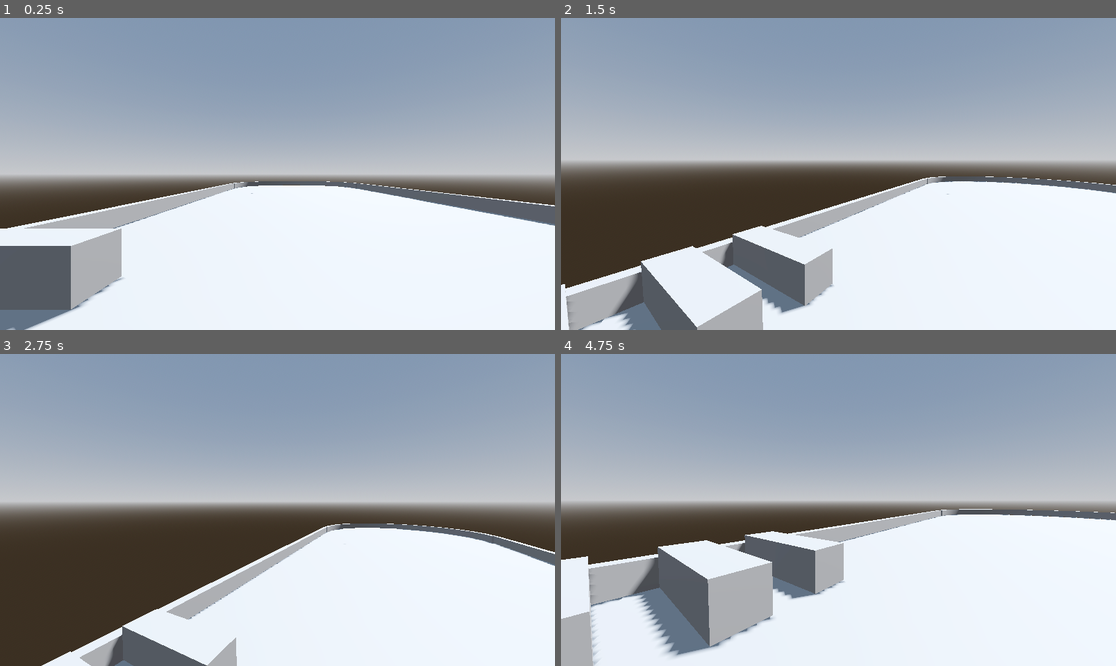
Above: before the commit, frames 1-4 (two rows, left to right).
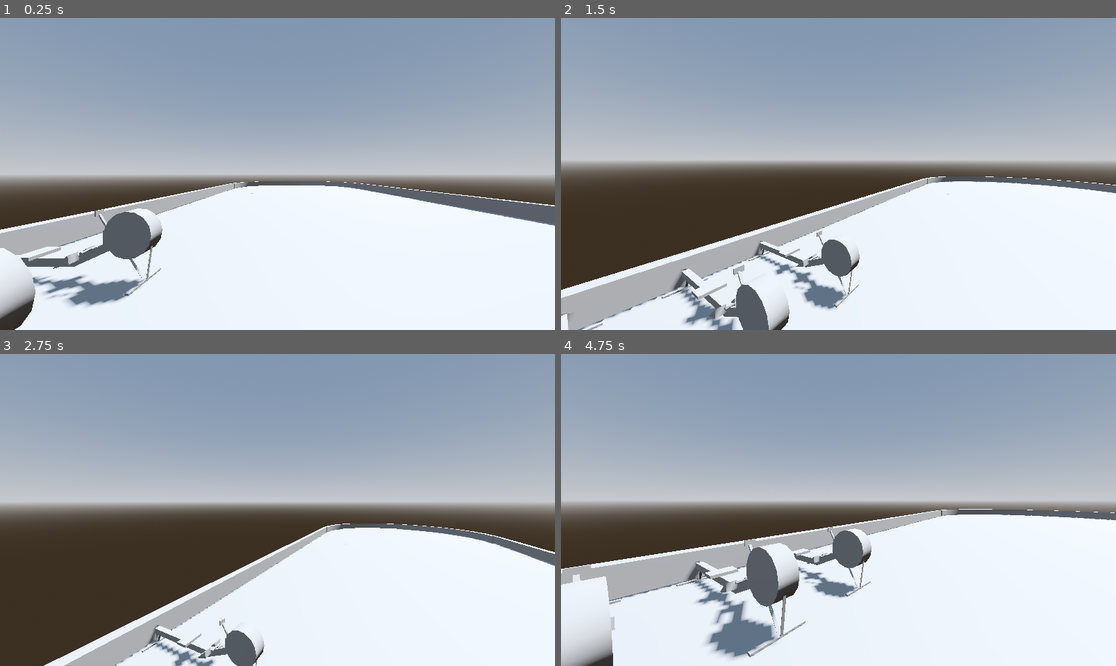
Above: after the commit, the same moments.

Repository: filloso/aps112
Game: Godot game, scene res://scenes/UpperGym.tscn
Two runs of this game, one before a commit and one after it. Both use one fixed random seed, a clock stepped at 60 frames per second and the inputs below.
Inputs (mouse positions are in pixels of both pictures, inside the frame that each line leads up to):
- Up to frame 1 (0.25 s): no input
- Up to frame 2 (1.5 s): tap Enter (ui_accept) at 0.5, 0.77 s; move the mouse to (960, 158) at 0.52 s; hold Right (ui_right) 0.53-1.28 s; tap Shift (sprint) at 0.6, 1.35 s; click (960, 158) at 0.67 s; move the mouse to (810, 174) at 1.27 s; hold Up (ui_up) from 1.28 s (still down)
- Up to frame 3 (2.75 s): keep holding Up (ui_up); tap Enter (ui_accept) at 1.52, 2 s; move the mouse to (288, 503) at 2.02 s; tap Shift (sprint) at 2.1 s
- Up to frame 4 (4.75 s): keep holding Up (ui_up); move the mouse to (832, 516) at 2.77 s; tap Shift (sprint) at 2.85, 3.6, 4.35 s; click (832, 516) at 2.92 s; tap Enter (ui_accept) at 3.02, 3.5, 3.77, 4.52 s; move the mouse to (877, 513) at 3.52 s; move the mouse to (794, 506) at 4.27 s

The runs differ from the first frame. In frame 1, 7.0% of the frame differs, in the area x 0-30%, y 61-100%; in frame 2, 8.4%; in frame 3, 2.7%; in frame 4, 12%, in the area x 0-56%, y 55-100%.

Commit message:
Modelled Rowing Machines

Diff:
--- /dev/null
+++ b/machines/concept_2_rowing_machines.tscn
@@ -0,0 +1,128 @@
+[gd_scene format=3 uid="uid://dxpk8fwu246af"]
+
+[node name="Concept2RowingMachines" type="Node3D"]
+
+[node name="Bench" type="CSGCombiner3D" parent="."]
+use_collision = true
+
+[node name="CSGBox3D4" type="CSGBox3D" parent="Bench"]
+transform = Transform3D(1, 0, 0, 0, 1, 0, 0, 0, 1, -1.19855, -0.0851884, 0.0194898)
+size = Vector3(0.0401074, 0.0352783, 0.61)
+
+[node name="CSGBox3D5" type="CSGBox3D" parent="Bench"]
+transform = Transform3D(1, 0, 0, 0, 1, 0, 0, 0, 1, 0.992821, -0.0847026, 0.0279247)
+size = Vector3(0.0453565, 0.02771, 0.61)
+
+[node name="CSGBox3D2" type="CSGBox3D" parent="Bench"]
+transform = Transform3D(1, 0, 0, 0, 1, 0, 0, 0, 1, -0.526328, 0.147172, 0.0151301)
+size = Vector3(1.38734, 0.1, 0.1)
+
+[node name="CSGBox3D3" type="CSGBox3D" parent="Bench"]
+transform = Transform3D(0.913304, -0.407279, 0, 0.407279, 0.913304, 0, 0, 0, 1, 0.488869, 0.296837, 0.0133384)
+size = Vector3(0.743507, 0.1, 0.1)
+
+[node name="Circle" type="CSGCylinder3D" parent="Bench"]
+transform = Transform3D(0.56, 0, 0, 0, -2.44784e-08, -0.56, 0, 0.56, -2.44784e-08, 0.848521, 0.488742, 0.0110923)
+height = 0.41792
+sides = 15
+
+[node name="CSGBox3D6" type="CSGBox3D" parent="Bench"]
+transform = Transform3D(1, 0, 0, 0, 1, 0, 0, 0, 1, -1.21682, 0.0444925, 0.0225061)
+size = Vector3(0.00326905, 0.260872, 0.0340039)
+
+[node name="CSGBox3D8" type="CSGBox3D" parent="Bench"]
+transform = Transform3D(0.990241, 0.139363, 0, -0.139363, 0.990241, 0, 0, 0, 1, 1.04302, 0.136819, 0.0225061)
+size = Vector3(0.00326905, 0.445955, 0.0340039)
+
+[node name="CSGBox3D10" type="CSGBox3D" parent="Bench"]
+transform = Transform3D(0.837414, -0.54657, 0, 0.54657, 0.837414, 0, 0, 0, 1, 0.850453, 0.112594, 0.0225061)
+size = Vector3(0.00326905, 0.445955, 0.0340039)
+
+[node name="CSGBox3D7" type="CSGBox3D" parent="Bench"]
+transform = Transform3D(0.940792, 0.338984, 0, -0.338984, 0.940792, 0, 0, 0, 1, -1.14259, 0.0444925, 0.0225061)
+size = Vector3(0.00326905, 0.260872, 0.0340039)
+
+[node name="Seat" type="CSGBox3D" parent="."]
+transform = Transform3D(1, 0, 0, 0, 1, 0, 0, 0, 1, -0.321697, 0.235338, 0.0220578)
+size = Vector3(0.196184, 0.0410919, 0.34748)
+
+[node name="Pedals" type="CSGCombiner3D" parent="."]
+use_collision = true
+
+[node name="Pedal1" type="CSGPolygon3D" parent="Pedals"]
+transform = Transform3D(-0.195676, -0.0413638, 2.95462e-08, -0.0413638, 0.195676, 6.24576e-09, -3.01992e-08, 0, -0.2, 0.236248, 0.168679, 0.0643527)
+polygon = PackedVector2Array(0.0473696, 0.0476962, 0.0055396, 0.561447, 0.393232, 0.346295, 1, 0)
+
+[node name="CSGPolygon3D2" type="CSGPolygon3D" parent="Pedals/Pedal1"]
+transform = Transform3D(1, 0, 0, 0, 1, 0, 0, 0, 1, 0, 0, -0.618233)
+operation = 2
+polygon = PackedVector2Array(0.0473696, 0.0476962, 0.0055396, 0.561447, 0.393232, 0.346295, 1, 0)
+
+[node name="Pedal2" type="CSGPolygon3D" parent="Pedals"]
+transform = Transform3D(-0.195676, -0.0413638, 2.95462e-08, -0.0413638, 0.195676, 6.24576e-09, -3.01992e-08, 0, -0.2, 0.236248, 0.168679, -0.157682)
+polygon = PackedVector2Array(0.0473696, 0.0476962, 0.0055396, 0.561447, 0.393232, 0.346295, 1, 0)
+
+[node name="CSGPolygon3D2" type="CSGPolygon3D" parent="Pedals/Pedal2"]
+transform = Transform3D(1, 0, 0, 0, 1, 0, 0, 0, 1, 0, 0, -0.618233)
+operation = 2
+polygon = PackedVector2Array(0.0473696, 0.0476962, 0.0055396, 0.561447, 0.393232, 0.346295, 1, 0)
+
+[node name="Rowing" type="CSGCombiner3D" parent="."]
+use_collision = true
+
+[node name="CSGBox3D" type="CSGBox3D" parent="Rowing"]
+transform = Transform3D(1, 0, 0, 0, 1, 0, 0, 0, 1, 0.551646, 0.441891, 0.0147388)
+size = Vector3(0.0656476, 0.178873, 0.114674)
+
+[node name="CSGBox3D3" type="CSGBox3D" parent="Rowing"]
+transform = Transform3D(0.854268, -0.519832, 0, 0.519832, 0.854268, 0, 0, 0, 1, 0.473631, 0.623411, 0.00807664)
+size = Vector3(0.0176871, 0.207601, 0.0297672)
+
+[node name="Monitor" type="CSGBox3D" parent="Rowing"]
+transform = Transform3D(1, 0, 0, 0, 1, 0, 0, 0, 1, 0.415746, 0.731292, 0.00256756)
+size = Vector3(0.0173612, 0.070226, 0.115561)
+
+[node name="CSGSphere3D" type="CSGSphere3D" parent="Rowing"]
+transform = Transform3D(1, 0, 0, 0, 1, 0, 0, 0, 1, 0.384897, 0.296846, 0.00943407)
+radius = 0.025
+
+[node name="Handle1" type="CSGCombiner3D" parent="Rowing"]
+transform = Transform3D(0.929281, -0.369374, 0, 0.369374, 0.929281, 0, 0, 0, 1, 0.287055, -0.12384, -0.558816)
+
+[node name="CSGCylinder3D2" type="CSGCylinder3D" parent="Rowing/Handle1"]
+transform = Transform3D(1, -7.10543e-15, 0, 0, -4.37114e-08, -1, 0, 1, -4.37114e-08, 0.146576, 0.369085, 0.628114)
+radius = 0.015
+height = 0.084481
+sides = 10
+
+[node name="CSGCylinder3D3" type="CSGCylinder3D" parent="Rowing/Handle1"]
+transform = Transform3D(0.600671, -0.799496, 2.98023e-08, 0, -5.96046e-08, -1, 0.799496, 0.600671, -2.62562e-08, 0.165117, 0.369085, 0.579941)
+radius = 0.015
+height = 0.0605883
+sides = 10
+
+[node name="CSGSphere3D" type="CSGSphere3D" parent="Rowing/Handle1"]
+transform = Transform3D(1, 0, -9.17577e-16, 0, 1, 0, -9.17577e-16, 0, 1, 0.144499, 0.369416, 0.595498)
+radius = 0.015
+
+[node name="CSGCylinder3D4" type="CSGCylinder3D" parent="Rowing/Handle1"]
+transform = Transform3D(1, 2.91038e-11, 5.96046e-08, 0, -0.000907541, 1, 0, -0.999999, -0.00090754, 0.143155, 0.369345, 0.504196)
+radius = 0.015
+height = 0.084481
+sides = 10
+
+[node name="CSGCylinder3D5" type="CSGCylinder3D" parent="Rowing/Handle1"]
+transform = Transform3D(0.600671, -0.799496, 5.96046e-08, -0.000725746, -0.000545174, 1, -0.799496, -0.600671, -0.0009076, 0.161712, 0.369389, 0.552798)
+radius = 0.015
+height = 0.0605883
+sides = 10
+
+[node name="CSGSphere3D2" type="CSGSphere3D" parent="Rowing/Handle1"]
+transform = Transform3D(1, 0, 1.74623e-10, 0, -1, -0.00090763, 9.17576e-16, 0.00090763, -1, 0.141094, 0.369044, 0.537241)
+radius = 0.015
+
+[node name="CSGCylinder3D" type="CSGCylinder3D" parent="."]
+transform = Transform3D(0.413724, 0.910402, 0, -0.910402, 0.413724, 0, 0, 0, 1, 0.452752, 0.343279, 0.00846311)
+use_collision = true
+radius = 0.002
+height = 0.343084
--- a/scenes/UpperGym.tscn
+++ b/scenes/UpperGym.tscn
@@ -1,8 +1,9 @@
-[gd_scene load_steps=8 format=3 uid="uid://c44vh54h4ttve"]
+[gd_scene load_steps=9 format=3 uid="uid://c44vh54h4ttve"]
 
 [ext_resource type="PackedScene" uid="uid://bs72ogkvdd7d6" path="res://addons/proto_controller/proto_controller.tscn" id="1_4lmt2"]
 [ext_resource type="PackedScene" uid="uid://dcg38qlvi56h1" path="res://scenes/weightRoomTeleporter.tscn" id="1_6fvth"]
 [ext_resource type="Script" path="res://addons/measuring_tape/measuring_tape_3d.gd" id="2_2uxxd"]
+[ext_resource type="PackedScene" uid="uid://dxpk8fwu246af" path="res://machines/concept_2_rowing_machines.tscn" id="3_3m4h0"]
 [ext_resource type="PackedScene" uid="uid://bpw88aac1h5en" path="res://scenes/corridorTeleporter.tscn" id="4_obog8"]
 
 [sub_resource type="ProceduralSkyMaterial" id="ProceduralSkyMaterial_0f2jy"]
@@ -96,21 +97,17 @@
 [node name="Machines" type="CSGCombiner3D" parent="."]
 use_collision = true
 
-[node name="Rowing" type="CSGBox3D" parent="Machines"]
-transform = Transform3D(1, 0, 0, 0, 1, 0, 0, 0, 1, -7.76094, 0.679007, -5.62204)
-size = Vector3(1.93851, 0.594971, 0.625732)
+[node name="Concept2RowingMachines" parent="Machines" instance=ExtResource("3_3m4h0")]
+transform = Transform3D(1, 0, 0, 0, 1, 0, 0, 0, 1, -7.458, 0.444332, -5.9)
 
-[node name="Rowing2" type="CSGBox3D" parent="Machines"]
-transform = Transform3D(1, 0, 0, 0, 1, 0, 0, 0, 1, -7.761, 0.679, -6.83682)
-size = Vector3(1.93851, 0.594971, 0.625732)
+[node name="Concept2RowingMachines2" parent="Machines" instance=ExtResource("3_3m4h0")]
+transform = Transform3D(1, 0, 0, 0, 1, 0, 0, 0, 1, -7.458, 0.444332, -7.11026)
 
-[node name="Rowing3" type="CSGBox3D" parent="Machines"]
-transform = Transform3D(1, 0, 0, 0, 1, 0, 0, 0, 1, -7.761, 0.679, -8.10172)
-size = Vector3(1.93851, 0.594971, 0.625732)
+[node name="Concept2RowingMachines3" parent="Machines" instance=ExtResource("3_3m4h0")]
+transform = Transform3D(1, 0, 0, 0, 1, 0, 0, 0, 1, -7.458, 0.444332, -8.30071)
 
-[node name="Rowing4" type="CSGBox3D" parent="Machines"]
-transform = Transform3D(1, 0, 0, 0, 1, 0, 0, 0, 1, -7.761, 0.679, -9.38345)
-size = Vector3(1.93851, 0.594971, 0.625732)
+[node name="Concept2RowingMachines4" parent="Machines" instance=ExtResource("3_3m4h0")]
+transform = Transform3D(1, 0, 0, 0, 1, 0, 0, 0, 1, -7.458, 0.444332, -9.66941)
 
 [node name="Teleports - Enter to Teleport" type="Node3D" parent="."]
 transform = Transform3D(1, 0, 0, 0, 1, 0, 0, 0, 1, -2.30444, 0.940683, 1.32892)
